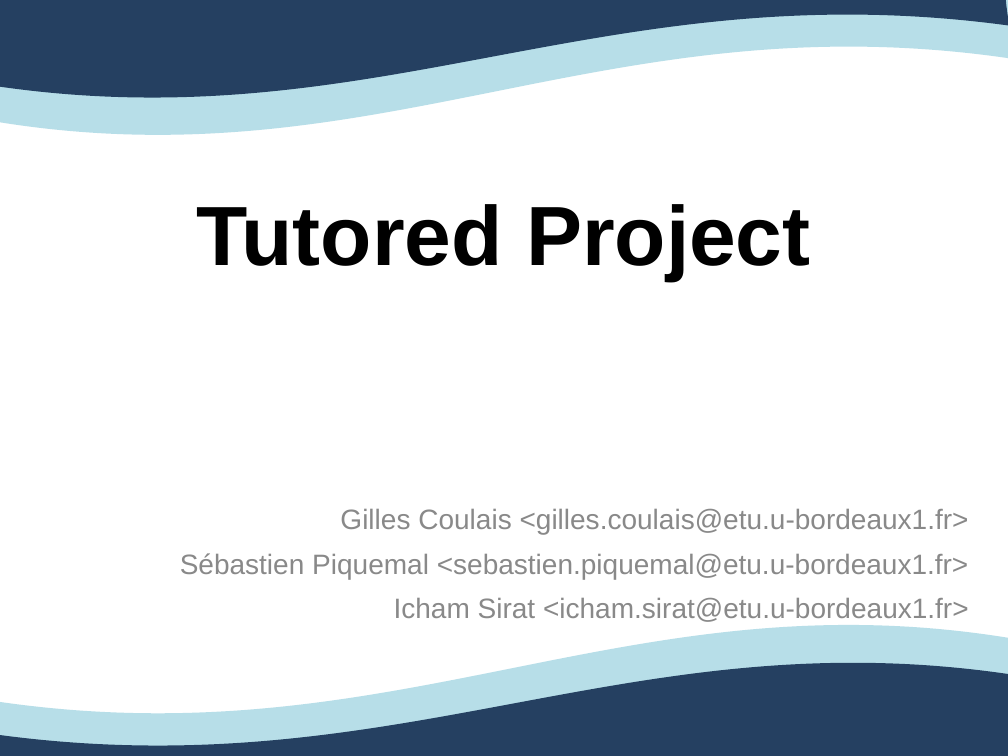
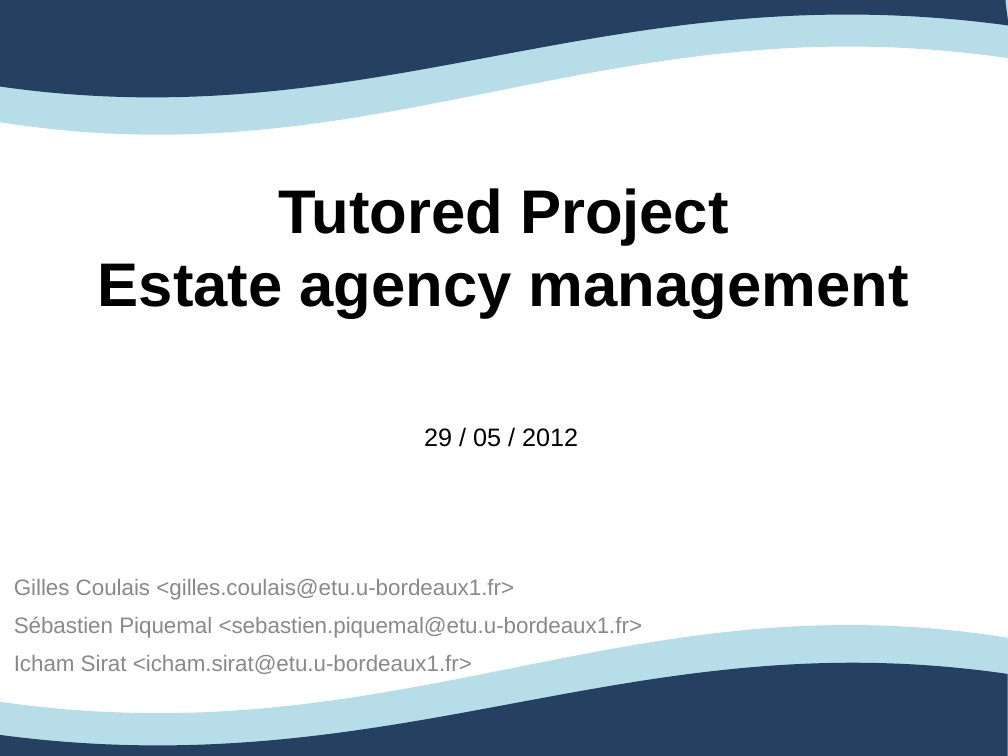
Before and after one commit to Ovan33/Immobilier, a slide deck: slide 1 of docs/Rapport/ProjetTuteureAnglais.ppt. Drawn at 1008x756 pixels with LibreOffice and Linux fonts; fonts in the diff are those of the drawing. Boxes give left, top, right and bottom in pixels: in the first picture for what was removed or moved away, otherwise in the second. Text is boxed around its words. In the diff, an @@ line names an element or a change of style, - is before the commit and + after.

```diff
--- a/docs/Rapport/ProjetTuteureAnglais.ppt
+++ b/docs/Rapport/ProjetTuteureAnglais.ppt
@@ outline redrawn in 3 elements at <box>0,662,1008,756</box>, <box>0,0,1008,98</box>, <box>0,0,1008,135</box> @@
@@ text at <box>278,188,729,244</box>: size 60 to 44 pt in "Tutored Project" @@
@@ text at <box>98,263,909,318</box>: paragraph added @@
+Estate agency management
@@ text added at <box>424,428,578,447</box>, 18 pt, text #000000 @@
+29 / 05 / 2012
@@ text "Gilles Coulais <gilles.coulais@etu.u-bordeaux1.fr>": place and size @@
-text "Gilles Coulais <gilles.coulais@etu.u-bordeaux1.fr>" at <box>180,509,969,622</box>
+text "Gilles Coulais <gilles.coulais@etu.u-bordeaux1.fr>" at <box>14,579,643,674</box>
@@ text "Gilles Coulais <gilles.coulais@etu.u-bordeaux1.fr>" at <box>14,579,643,674</box>: size 20 to 16 pt; alignment right to left @@
```
Also in this commit, not shown: 18 other slides changed, 7 slides added, 6 slides removed, 9 other files.
